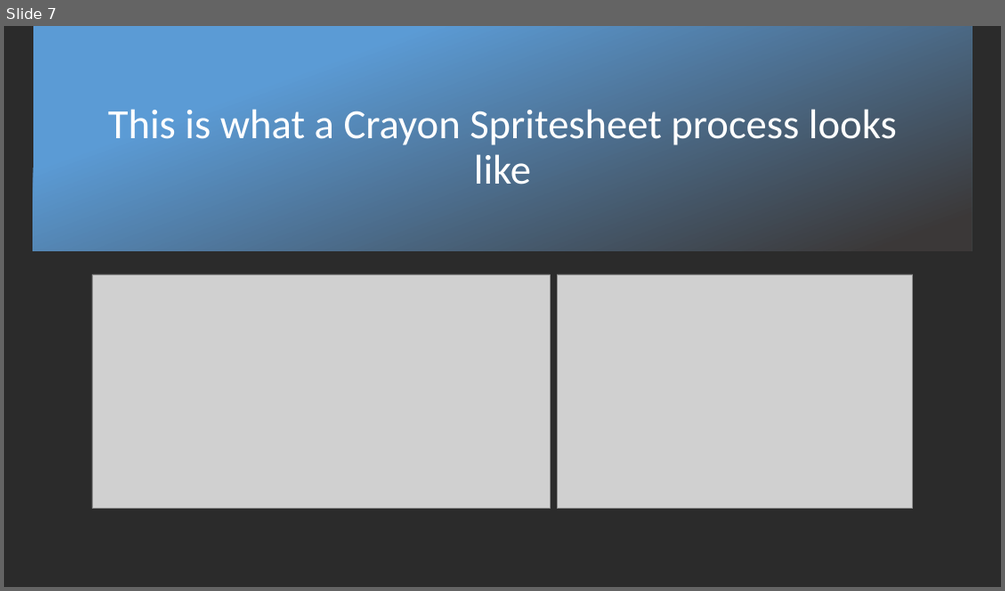
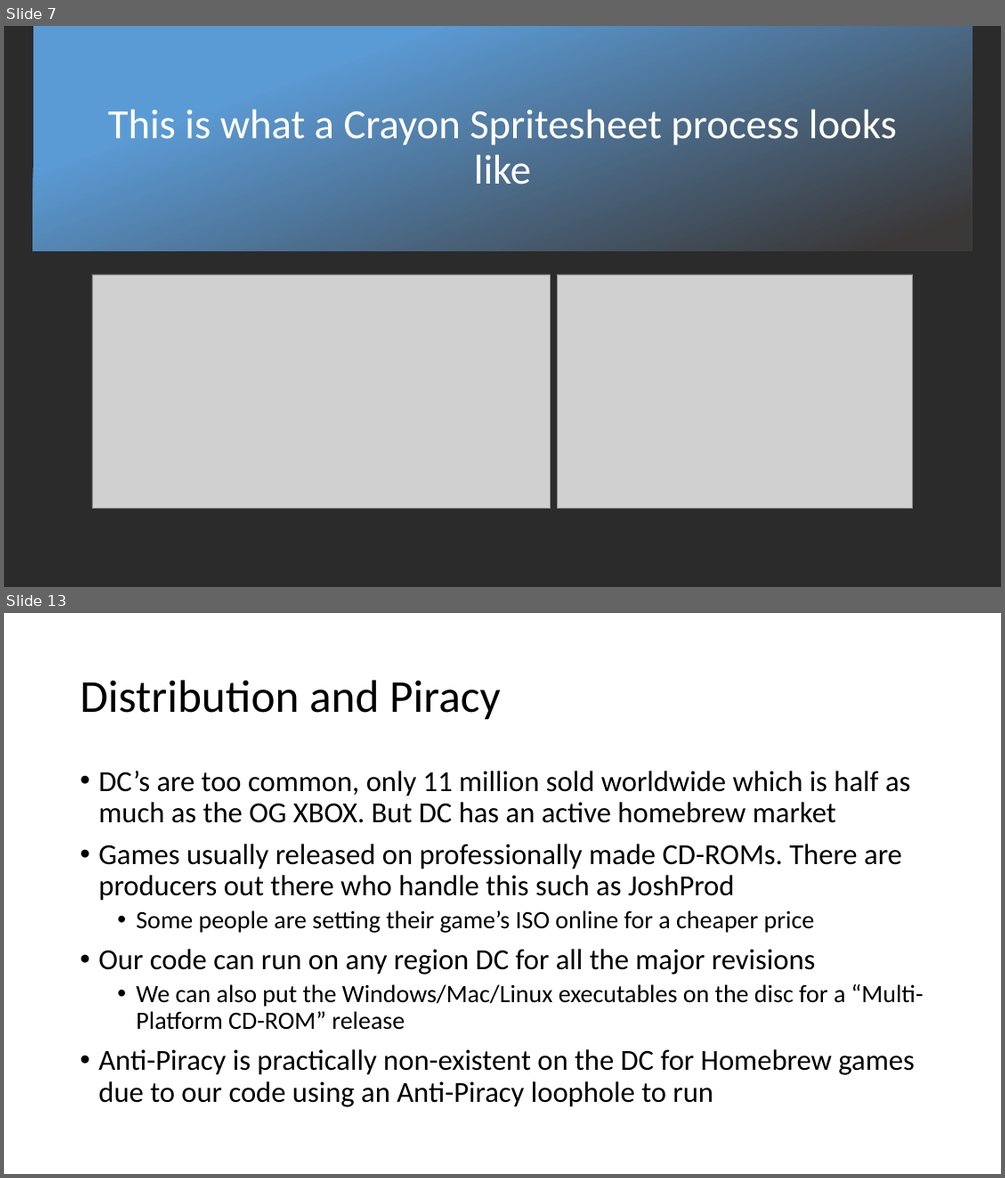
Before and after one commit to Protofall/Crayon-Game-Framework, a slide deck: Documentation/About-DC-and-Crayon.pptx. Shown one above the other, each under a label of ours: slide 7 before the commit, slides 7 and 13 after it; the slides between them are not shown. The pictures are 1005x591 and 1005x1178 pixels, drawn with LibreOffice and Linux fonts; fonts in the diff are those of the drawing; grey boxes stand for pictures; background and template pictures are left out; a plain dark background stands for a picture behind light text. Boxes give left, top, right and bottom in pixels: in the first picture for what was removed or moved away, otherwise in the second. Text is boxed around its words. In the diff, an @@ line names an element or a change of style, - is before the commit and + after.

```diff
--- a/Documentation/About-DC-and-Crayon.pptx
+++ b/Documentation/About-DC-and-Crayon.pptx
@@ slide 13 added at (4, 613, 1001, 1174), background #FFFFFF @@
@@ title added at (80, 680, 501, 720), 44 pt, text #000000 @@
+Distribution and Piracy
@@ text added at (98, 771, 923, 1107), 28 pt, text #000000 @@
+• DC’s are too common, only 11 million sold worldwide which is half as much as the OG XBOX. But DC has an active homebrew market
+• Games usually released on professionally made CD-ROMs. There are producers out there who handle this such as JoshProd
+  • Some people are setting their game’s ISO online for a cheaper price
+• Our code can run on any region DC for all the major revisions
+  • We can also put the Windows/Mac/Linux executables on the disc for a “Multi-Platform CD-ROM” release
+• Anti-Piracy is practically non-existent on the DC for Homebrew games due to our code using an Anti-Piracy loophole to run
```
Also in this commit, not shown: 7 other slides added.
